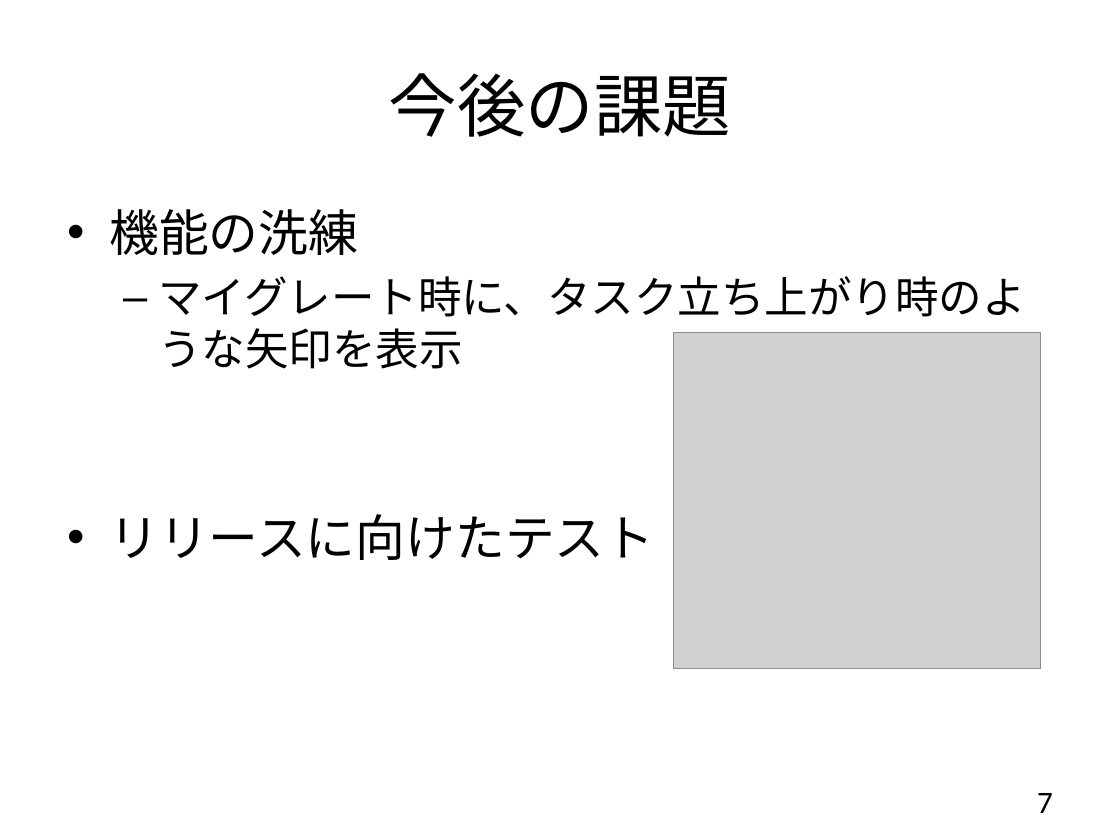
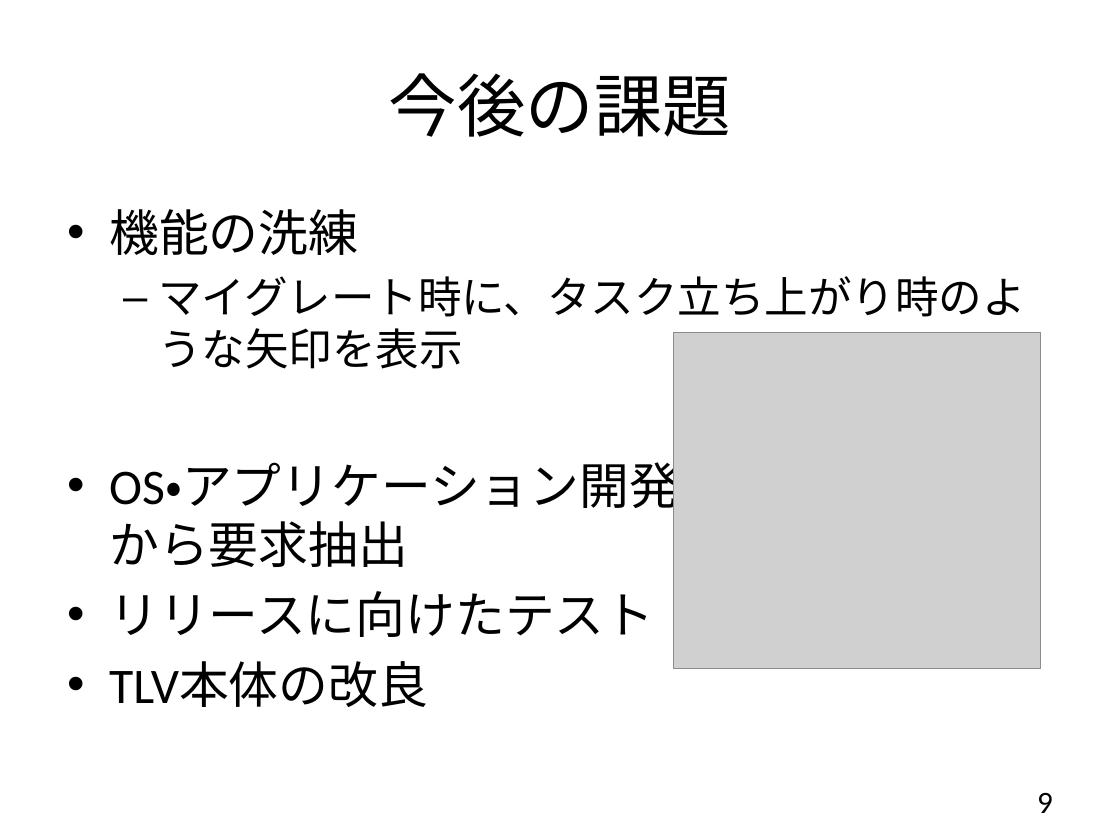
Before and after one commit to YixiaoLi/tlv4mc, a slide deck: slide 9 of doc/phase3/communications/ojl-1st-comm-yanagi.pptx (slide 7 before the commit). Drawn at 1120x840 pixels with LibreOffice and Linux fonts; fonts in the diff are those of the drawing; grey boxes stand for pictures. Boxes give left, top, right and bottom in pixels: in the first picture for what was removed or moved away, otherwise in the second. Text is boxed around its words. In the diff, an @@ line names an element or a change of style, - is before the commit and + after.

```diff
--- a/doc/phase3/communications/ojl-1st-comm-yanagi.pptx
+++ b/doc/phase3/communications/ojl-1st-comm-yanagi.pptx
@@ text at (109,463,729,567): paragraph added @@
+• OS・アプリケーション開発者
+  から要求抽出
@@ text at (109,662,428,707): paragraph added @@
+• TLV本体の改良
@@ page number at (1037,792,1053,813): text changed @@
-7
+9
```
Also in this commit, not shown: 4 other slides changed, 2 slides added.
